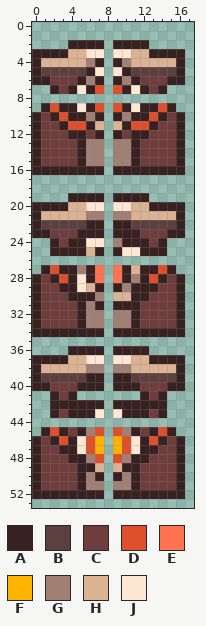
A pixel-art sprite gets an edit: Sources/Modules/Yggdrasil/YggdrasilTown/Tiles/FurnaceTiles/HeatproofChest.png. That is the earlier state.
The file is 36x108 pixels, drawn in blocks of 2x2; one block is one cell here.
Palette (. is transparent): A #372121  B #5c4040  C #703d3d  D #de4f2c  E #ff7350  F #ffb200  G #a17f73  H #dbb393  J #ffe8d3
Pixels before, first column x 0:
 2 ....AAAA.AAAA....
 3 AAAAHHJJ.JJHHAAAA
 4 AHHHHHGA.AGHHHHHA
 5 ABBBBBAJ.JABBBBBA
 6 AACCCAGA.AGACCCAA
 7 ..ACAJAD.DAJACA..
 8 .................
 9 .ADAAJAD.DAJAADA.
10 ACADAAGA.AGAADACA
11 ACCADDAH.HADDACCA
12 ACCCAACA.ACAACCCA
13 ACCCCAGG.GGACCCCA
14 ACCCCAGG.GGACCCCA
15 ACCCCAGG.GGACCCCA
16 AAAAAAAA.AAAAAAAA
17 .................
18 .................
19 ....AAAA.AAAA....
20 AAAAHHJJ.JJHHAAAA
21 AHHHHHGG.GGHHHHHA
22 ABBBBBAA.AABBBBBA
23 AACCCAAA.AAACCCAA
24 ..ACAAJJ.GAAACA..
25 ..AAAAHA.AJJAAA..
26 .................
27 .ADAAGAE.EAHAADA.
28 ACADAJAE.EAGADACA
29 ACCAAJHA.AGAAACCA
30 ACCCAAAG.HHAACCCA
31 ACCCCAGA.AAACCCCA
32 ACCCCAGG.GGACCCCA
33 ACCCCAGG.GGACCCCA
34 AAAAAAAA.AAAAAAAA
35 .................
36 ....AAAA.AAAA....
37 AAAAHHJJ.JJHHAAAA
38 AHHHHHGG.GGHHHHHA
39 ABBBBBAA.AABBBBBA
40 AACCCAAA.AAACCCAA
41 ..ACA.......ACA..
42 ..AAAAAA.AAAAAA..
43 ..ACAAAJ.JAAACA..
44 .................
45 .ADACAGD.DGACADA.
46 ACADAJDF.FDJADACA
47 ACCAAJDF.FDJAACCA
48 ACCCAAGD.DGAACCCA
49 ACCCCAAH.HAACCCCA
50 ACCCCAGA.AGACCCCA
51 ACCCCAGG.GGACCCCA
52 AAAAAAAA.AAAAAAAA
New version:
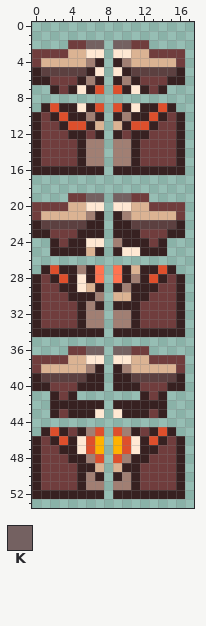
Colours new in this view: K #746161
Diff:
Changed rows in their new state; - is an unchanged pixel.
first column x 0:
 2 ----CCKK-KKCC----
 3 CCCC---------CCCC
 4 C---------------C
first column x 0:
19 ----CCKK-KKCC----
20 CCCC---------CCCC
21 C------A-A------C
first column x 0:
36 ----CCKK-KKCC----
37 CCCC---------CCCC
38 C------A-A------C
Pixel boxes of the changes (left, top, right, bottom) in both pictures:
changed: (32, 40, 185, 67)
changed: (32, 193, 185, 220)
changed: (32, 346, 185, 373)
